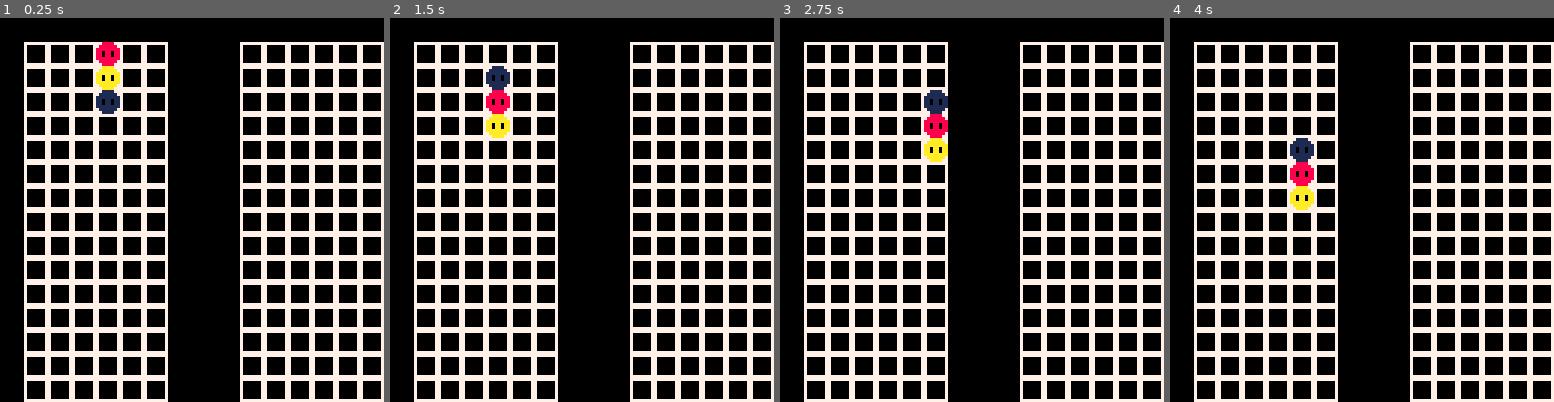
Above: before the commit, frames 1-4 (left to right).
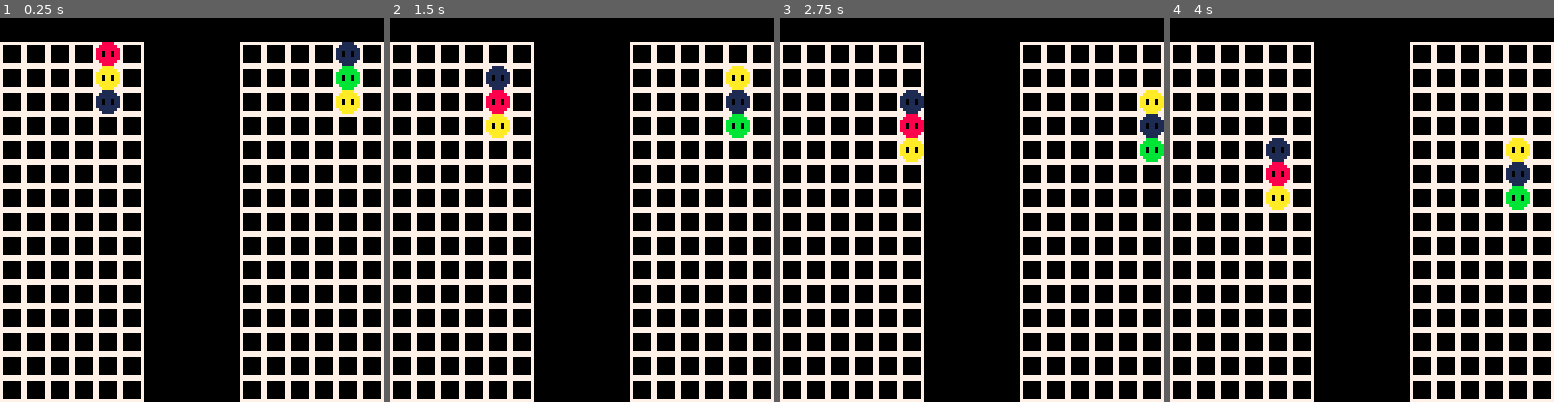
Above: after the commit, the same moments.

Repository: EliasJMote/Gem-Hunter-Pico-8
Game: PICO-8 cartridge gem_hunter.p8
Two runs of this game, one before a commit and one after it. Both use one fixed random seed, a clock stepped at 60 frames per second and the inputs below.
Inputs:
- Up to frame 1 (0.25 s): no input
- Up to frame 2 (1.5 s): tap O (Z key) at 0.7 s
- Up to frame 3 (2.75 s): hold Right 1.6-2.1 s; tap O (Z key) at 1.7, 2.1, 2.5 s; hold Right from 2.47 s (still down)
- Up to frame 4 (4 s): tap O (Z key) at 2.9, 3.3, 3.7 s; release Right at 3.03 s; hold Left 3.08-3.58 s; hold Down 3.63-3.97 s

The runs differ from the first frame. In frame 1, 6.0% of the frame differs, in the area x 0-94%, y 6-100%; in frame 2, 6.0%; in frame 3, 7.5%; in frame 4, 7.8%.

Commit message:
V0.4.2 - Added two player support (currently only with the first player controller

Diff:
--- a/gem_hunter.p8
+++ b/gem_hunter.p8
@@ -3,36 +3,40 @@
 __lua__
 
 -- remove blocks
-function blk_removal()
+function blk_removal(p)
 
 	-- remove blocks as necessary
-	for x in all(del_blks) do
-		well1[x["i"]][x["j"]] = 0
-	end
-end
-
-function drop_blocks()
+	for x in all(p.del_blks) do
+		p.well[x["i"]][x["j"]] = 0
+	end
+
+	return p
+end
+
+function drop_blocks(p)
 	-- drop blocks
 	for i=6,1,-1 do
 		for j=14,1,-1 do
 
 			-- the current block we are looking at
-			local blk_clr = well1[i][j]
+			local blk_clr = p.well[i][j]
 
 			-- drop all blocks that are floating
 			if(blk_clr ~= 0) then
 				local d = 1
-				while(well1[i][j+d] == 0) do
-					well1[i][j+d-1] = 0
-					well1[i][j+d] = blk_clr
+				while(p.well[i][j+d] == 0) do
+					p.well[i][j+d-1] = 0
+					p.well[i][j+d] = blk_clr
 					d += 1
 				end
 			end
 		end
 	end
-end
-
-function check_rows()
+
+	return p
+end
+
+function check_rows(p)
 
 	local d_b = {}
 	local init_block_added = false
@@ -42,11 +46,11 @@
 		for j=1,13 do
 
 			-- the current block we are looking at
-			local blk_clr = well1[i][j]
+			local blk_clr = p.well[i][j]
 
 			-- check for a vertical row
 			if(blk_clr ~= 0) then
-				if(well1[i][j+1] == blk_clr and well1[i][j+2] == blk_clr) then
+				if(p.well[i][j+1] == blk_clr and p.well[i][j+2] == blk_clr) then
 					add(d_b, {i=i,j=j})
 					init_block_added = true
 					add(d_b, {i=i,j=j+1})
@@ -61,11 +65,11 @@
 		for j=1,15 do
 
 			-- the current block we are looking at
-			local blk_clr = well1[i][j]
+			local blk_clr = p.well[i][j]
 
 			-- check for a horizontal row
 			if(blk_clr ~= 0) then
-				if(well1[i+1][j] == blk_clr and well1[i+2][j] == blk_clr) then
+				if(p.well[i+1][j] == blk_clr and p.well[i+2][j] == blk_clr) then
 					if not(init_block_added) then
 						add(d_b, {i=i,j=j})
 						init_block_added = true
@@ -82,11 +86,11 @@
 		for j=1,13 do
 
 			-- the current block we are looking at
-			local blk_clr = well1[i][j]
+			local blk_clr = p.well[i][j]
 
 			-- check for a diagonal row
 			if(blk_clr ~= 0) then
-				if(well1[i+1][j+1] == blk_clr and well1[i+2][j+2] == blk_clr) then
+				if(p.well[i+1][j+1] == blk_clr and p.well[i+2][j+2] == blk_clr) then
 					if not(init_block_added) then
 						add(d_b, {i=i,j=j})
 						init_block_added = true
@@ -103,11 +107,11 @@
 		for j=3,15 do
 
 			-- the current block we are looking at
-			local blk_clr = well1[i][j]
+			local blk_clr = p.well[i][j]
 
 			-- check for a diagonal row
 			if(blk_clr ~= 0) then
-				if(well1[i+1][j-1] == blk_clr and well1[i+2][j-2] == blk_clr) then
+				if(p.well[i+1][j-1] == blk_clr and p.well[i+2][j-2] == blk_clr) then
 					if not(init_block_added) then
 						add(d_b, {i=i,j=j})
 						init_block_added = true
@@ -122,13 +126,13 @@
 	return d_b
 end
 
-function clear_rows()
+function clear_rows(p)
 
 	-- pass blocks to be deleted to function to animate their removal
 	animate_blk_removal()
 
 	-- drop blocks that are floating
-	drop_blocks()
+	p = drop_blocks(p)
 
 	if not (rows_cleared) then
 		-- create new column
@@ -142,168 +146,165 @@
 	end
 end
 
+function init_player(p, x)
+
+	-- setup player values
+	p.timer = 0
+	p.clear_process = false
+	p.del_blks = {}
+
+	-- create the column
+	p.column = {}
+	p.column.x = x or 32
+	p.column.y = 8
+	p.column.sprites = {}
+
+	add(p.column.sprites, flr(rnd(4)) + 1)
+	add(p.column.sprites, flr(rnd(4)) + 1)
+	add(p.column.sprites, flr(rnd(4)) + 1)
+
+	-- 6 x 15
+	p.well = {
+				{0,0,0,0,0,0,0,0,0,0,0,0,0,0,0,},
+				{0,0,0,0,0,0,0,0,0,0,0,0,0,0,0,},
+				{0,0,0,0,0,0,0,0,0,0,0,0,0,0,0,},
+				{0,0,0,0,0,0,0,0,0,0,0,0,0,0,0,},
+				{0,0,0,0,0,0,0,0,0,0,0,0,0,0,0,},
+				{0,0,0,0,0,0,0,0,0,0,0,0,0,0,0,},
+			}
+
+	return p
+
+end
+
+function update_player(p, x)
+	p.timer += 1
+	--printh(timer)
+
+	-- normal gameplay
+	if not (p.clear_process) then
+		if(p.timer == 30 or btnp(3)) then
+			if(p.column.y < 32+72 and p.well[(p.column.x-x)/8+1][p.column.y/8+3] == 0) then
+				p.column.y += 8
+				p.timer = 0
+			else
+
+				-- update the well
+				p.well[(p.column.x-x)/8+1][p.column.y/8] = p.column.sprites[1]
+				p.well[(p.column.x-x)/8+1][p.column.y/8+1] = p.column.sprites[2]
+				p.well[(p.column.x-x)/8+1][p.column.y/8+2] = p.column.sprites[3]
+
+				p.del_blks = check_rows(p)
+
+				if(#p.del_blks ~= 0) then
+					p.clear_process = true
+					p.timer = 30
+				else
+					-- create new column
+					p.column.sprites[1] = flr(rnd(4)) + 1
+					p.column.sprites[2] = flr(rnd(4)) + 1
+					p.column.sprites[3] = flr(rnd(4)) + 1
+
+					p.clear_process = false
+					p.column.y = 8
+					p.timer = 0
+				end
+			end
+		end
+
+	-- if we are running the block clearing process
+	else
+
+		if(p.timer == 30) then
+			for x in all(p.del_blks) do
+				p.well[x["i"]][x["j"]] = 5
+			end
+		end
+
+		if(p.timer == 35) then
+			for x in all(p.del_blks) do
+				p.well[x["i"]][x["j"]] = 6
+			end
+		end
+
+		if(p.timer == 40) then
+			for x in all(p.del_blks) do
+				p.well[x["i"]][x["j"]] = 7
+			end
+		end
+
+		if(p.timer == 45) then
+			for x in all(p.del_blks) do
+				p.well[x["i"]][x["j"]] = 8
+			end
+		end
+
+		if(p.timer == 50) then
+			p = blk_removal(p)
+			p = drop_blocks(p)
+
+			-- check if new blocks can be removed
+			p.del_blks = check_rows(p)
+			if(#p.del_blks ~= 0) then
+				p.clear_process = true
+				p.timer = 30
+
+			-- otherwise, continue as normal
+			else
+
+				-- create new column
+				p.column.sprites[1] = flr(rnd(4)) + 1
+				p.column.sprites[2] = flr(rnd(4)) + 1
+				p.column.sprites[3] = flr(rnd(4)) + 1
+
+				p.clear_process = false
+				p.column.y = 8
+				p.timer = 0
+			end
+		end
+	end
+
+	-- move column left or right
+	if(p.timer <= 30) then
+
+		if(btnp(0) and (p.column.x-x)/8+1 > 1
+			and p.well[(p.column.x-x)/8][p.column.y/8] == 0
+			and p.well[(p.column.x-x)/8][p.column.y/8+1] == 0
+			and p.well[(p.column.x-x)/8][p.column.y/8+2] == 0) then
+			p.column.x -= 8
+		elseif(btnp(1) and (p.column.x-x)/8+1 < 6
+			and p.well[(p.column.x-x)/8+2][p.column.y/8] == 0
+			and p.well[(p.column.x-x)/8+2][p.column.y/8+1] == 0
+			and p.well[(p.column.x-x)/8+2][p.column.y/8+2] == 0) then
+			p.column.x += 8
+		end
+
+		-- rotate column
+		if btnp(4) then
+			p.column.sprites[4] = p.column.sprites[3]
+			p.column.sprites[3] = p.column.sprites[2]
+			p.column.sprites[2] = p.column.sprites[1]
+			p.column.sprites[1] = p.column.sprites[4]
+		end
+	end
+
+	return p
+end
+
 function _init()
 	globals = {}
 	globals.p1 = {}
 	globals.p2 = {}
 
-	timer = 0
-
-	rows_cleared = false
-	clear_process = false
-	del_blks = {}
-
-	-- create the column for player 1
-	column = {}
-	column.x = 32
-	column.y = 8
-	column.sprites = {}
-
-	add(column.sprites, flr(rnd(4)) + 1)
-	add(column.sprites, flr(rnd(4)) + 1)
-	add(column.sprites, flr(rnd(4)) + 1)
-
-	-- 6 x 15
-	well1 = {
-				{0,0,0,0,0,0,0,0,0,0,0,0,0,0,0,},
-				{0,0,0,0,0,0,0,0,0,0,0,0,0,0,0,},
-				{0,0,0,0,0,0,0,0,0,0,0,0,0,0,0,},
-				{0,0,0,0,0,0,0,0,0,0,0,0,0,0,0,},
-				{0,0,0,0,0,0,0,0,0,0,0,0,0,0,0,},
-				{0,0,0,0,0,0,0,0,0,0,0,0,0,0,0,},
-			}
-
-	well2 = {
-				{0,0,0,0,0,0,0,0,0,0,0,0,0,0,0,},
-				{0,0,0,0,0,0,0,0,0,0,0,0,0,0,0,},
-				{0,0,0,0,0,0,0,0,0,0,0,0,0,0,0,},
-				{0,0,0,0,0,0,0,0,0,0,0,0,0,0,0,},
-				{0,0,0,0,0,0,0,0,0,0,0,0,0,0,0,},
-				{0,0,0,0,0,0,0,0,0,0,0,0,0,0,0,},
-			}
+	globals.p1 = init_player(globals.p1, 32)
+	globals.p2 = init_player(globals.p2, 112)
 end
 
 function _update()
-	timer = timer % 32000 + 1
-	--printh(timer)
-
-	if not (clear_process) then
-		if(timer == 30 or btnp(3)) then
-			if(column.y < 32+72 and well1[column.x/8][column.y/8+3] == 0) then
-				column.y += 8
-				timer = 0
-			else
-
-				-- update the well
-				well1[column.x/8][column.y/8] = column.sprites[1]
-				well1[column.x/8][column.y/8+1] = column.sprites[2]
-				well1[column.x/8][column.y/8+2] = column.sprites[3]
-
-				del_blks = check_rows()
-
-				if(#del_blks ~= 0) then
-					clear_process = true
-					timer = 30
-				else
-					-- create new column
-					column.sprites[1] = flr(rnd(4)) + 1
-					column.sprites[2] = flr(rnd(4)) + 1
-					column.sprites[3] = flr(rnd(4)) + 1
-
-					clear_process = false
-					column.y = 8
-					timer = 0
-				end
-			end
-		end
-
-	-- if we are running the block clearing process
-	else
-
-		if(timer == 30) then
-			for x in all(del_blks) do
-				well1[x["i"]][x["j"]] = 5
-			end
-		end
-
-		if(timer == 35) then
-			for x in all(del_blks) do
-				well1[x["i"]][x["j"]] = 6
-			end
-		end
-
-		if(timer == 40) then
-			for x in all(del_blks) do
-				well1[x["i"]][x["j"]] = 7
-			end
-		end
-
-		if(timer == 45) then
-			for x in all(del_blks) do
-				well1[x["i"]][x["j"]] = 8
-			end
-		end
-
-		if(timer == 50) then
-			blk_removal()
-			drop_blocks()
-
-			-- check if new blocks can be removed
-			del_blks = check_rows()
-			if(#del_blks ~= 0) then
-				clear_process = true
-				timer = 30
-
-			-- otherwise, continue as normal
-			else
-
-				-- create new column
-				column.sprites[1] = flr(rnd(4)) + 1
-				column.sprites[2] = flr(rnd(4)) + 1
-				column.sprites[3] = flr(rnd(4)) + 1
-
-				clear_process = false
-				column.y = 8
-				timer = 0
-			end
-		end
-	end
-
-
-	--[[if(timer == 60) then
-		-- create new column
-		column.sprites[1] = flr(rnd(4)) + 1
-		column.sprites[2] = flr(rnd(4)) + 1
-		column.sprites[3] = flr(rnd(4)) + 1
-
-		column.y = 8
-
-		clear_process = false
-		timer = 0
-	end]]
-
-	-- move column left or right
-	if(timer <= 30) then
-		if(btnp(0) and column.x > 8
-			and well1[column.x/8-1][column.y/8] == 0
-			and well1[column.x/8-1][column.y/8+1] == 0
-			and well1[column.x/8-1][column.y/8+2] == 0) then
-			column.x -= 8
-		elseif(btnp(1) and column.x < 8+40
-			and well1[column.x/8+1][column.y/8] == 0
-			and well1[column.x/8+1][column.y/8+1] == 0
-			and well1[column.x/8+1][column.y/8+2] == 0) then
-			column.x += 8
-		end
-
-		-- rotate column
-		if btnp(4) then
-			column.sprites[4] = column.sprites[3]
-			column.sprites[3] = column.sprites[2]
-			column.sprites[2] = column.sprites[1]
-			column.sprites[1] = column.sprites[4]
-		end
-	end
+	--for k,v in pairs(globals) do
+
+	globals.p1 = update_player(globals.p1, 0)
+	globals.p2 = update_player(globals.p2,112-32)
 end
 
 function _draw()
@@ -312,15 +313,21 @@
 	-- draw blocks in the well
 	for i=1,6 do
 		for j=1,15 do
-			spr(well1[i][j], 8+8*(i-1), 8+8*(j-1))
-			spr(well2[i][j], 8+72+8*(i-1), 8+8*(j-1))
-		end
-	end
-
-	if not(clear_process) then
-		spr(column.sprites[1], column.x, column.y)
-		spr(column.sprites[2], column.x, column.y+8)
-		spr(column.sprites[3], column.x, column.y+16)
+			spr(globals.p1.well[i][j], 8*(i-1), 8+8*(j-1))
+			spr(globals.p2.well[i][j], 8+72+8*(i-1), 8+8*(j-1))
+		end
+	end
+
+	if not(globals.p1.clear_process) then
+		spr(globals.p1.column.sprites[1], globals.p1.column.x, globals.p1.column.y)
+		spr(globals.p1.column.sprites[2], globals.p1.column.x, globals.p1.column.y+8)
+		spr(globals.p1.column.sprites[3], globals.p1.column.x, globals.p1.column.y+16)
+	end
+
+	if not(globals.p2.clear_process) then
+		spr(globals.p2.column.sprites[1], globals.p2.column.x, globals.p2.column.y)
+		spr(globals.p2.column.sprites[2], globals.p2.column.x, globals.p2.column.y+8)
+		spr(globals.p2.column.sprites[3], globals.p2.column.x, globals.p2.column.y+16)
 	end
 
 end
Not shown, changed: readme.txt
